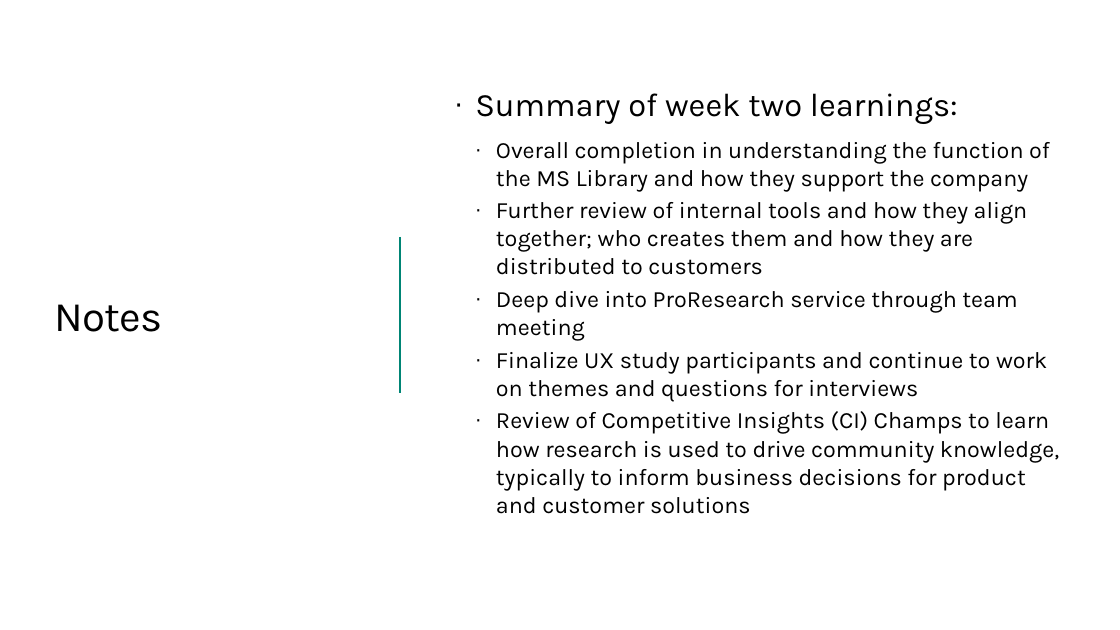
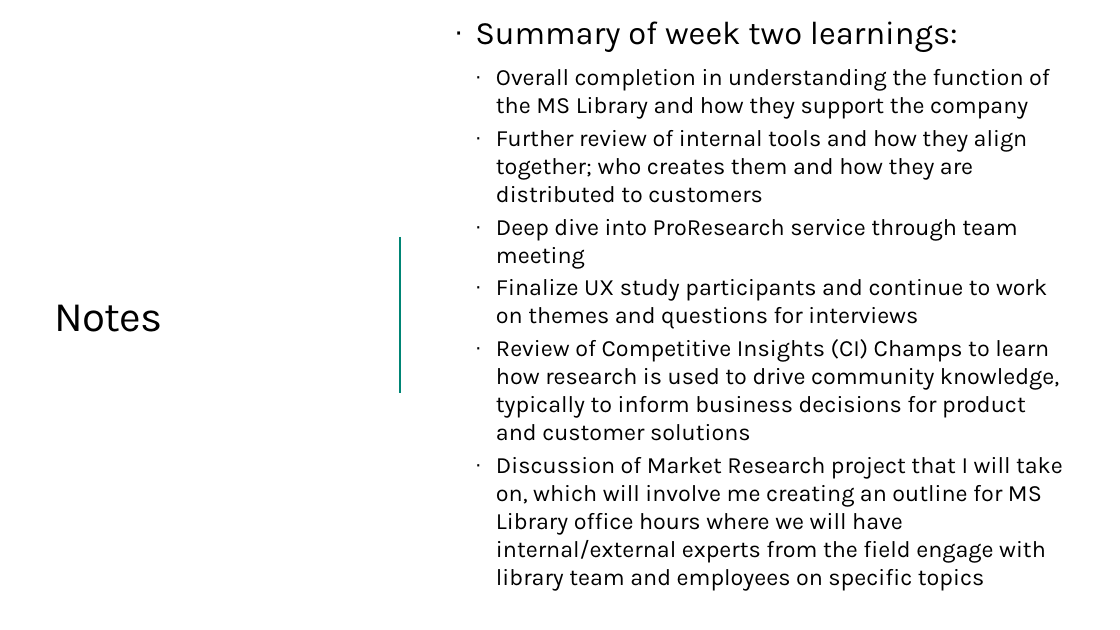
Before and after one commit to ewhinihan/dfw_mslibrary, a slide deck: slide 7 of DFW_MSLibraryArchives_WeeklyLearnings.pptx. Drawn at 1120x630 pixels with LibreOffice and Linux fonts; fonts in the diff are those of the drawing; background and template pictures are left out. Boxes give left, top, right and bottom in pixels: in the first picture for what was removed or moved away, otherwise in the second. Text is boxed around its words. In the diff, an @@ line names an element or a change of style, - is before the commit and + after.

```diff
--- a/DFW_MSLibraryArchives_WeeklyLearnings.pptx
+++ b/DFW_MSLibraryArchives_WeeklyLearnings.pptx
@@ text "Summary of week two learnings:": place and size @@
-text "Summary of week two learnings:" at (475, 93, 1059, 514)
+text "Summary of week two learnings:" at (475, 21, 1063, 590)
@@ text at (496, 457, 1063, 590): paragraph added @@
+  · Discussion of Market Research project that I will take on, which will involve me creating an outline for MS Library office hours where we will have internal/external experts from the field engage with library team and employees on specific topics
```
